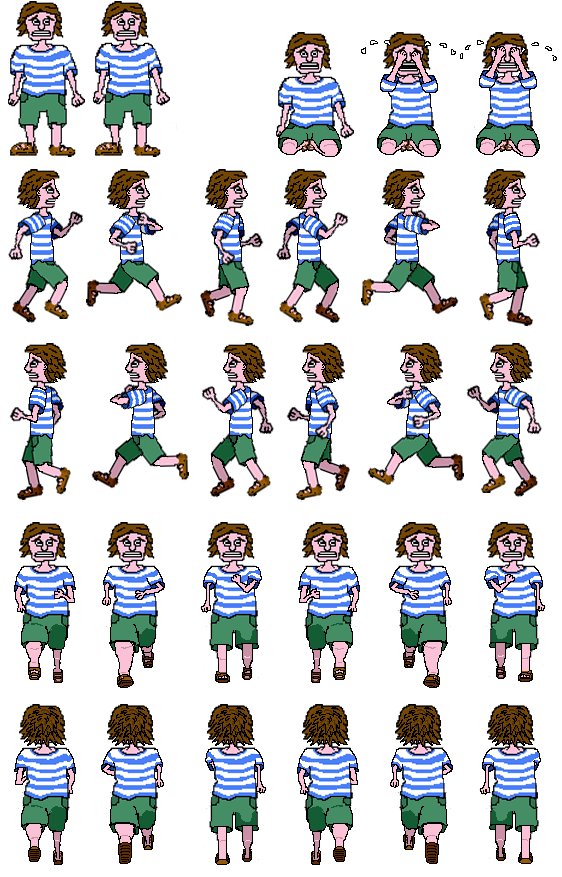
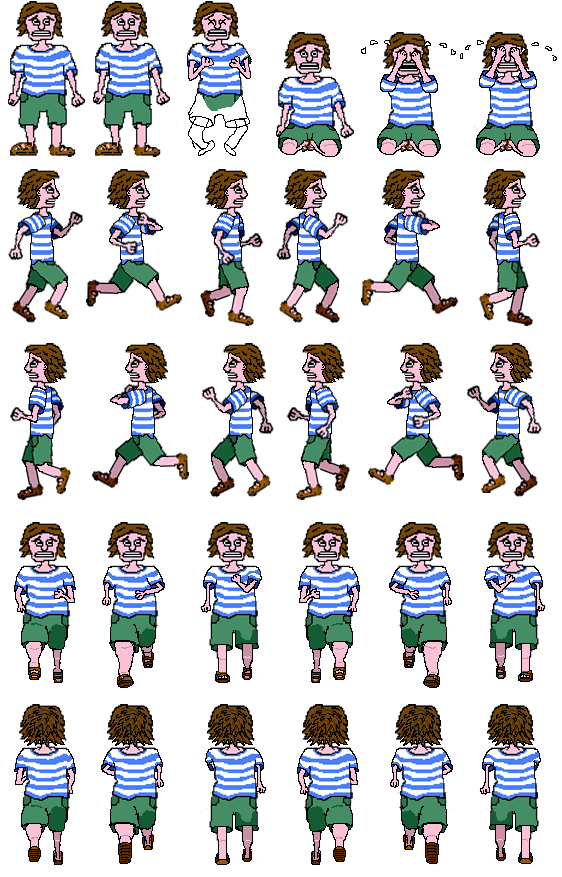
Comparing the layer stacks of the two (562, 877) images. Changes:
added layer "Layer 1" above "hurt" over bbox(187, 51, 252, 156)
added layer "hurt" above "idle" over bbox(187, 1, 248, 111)
